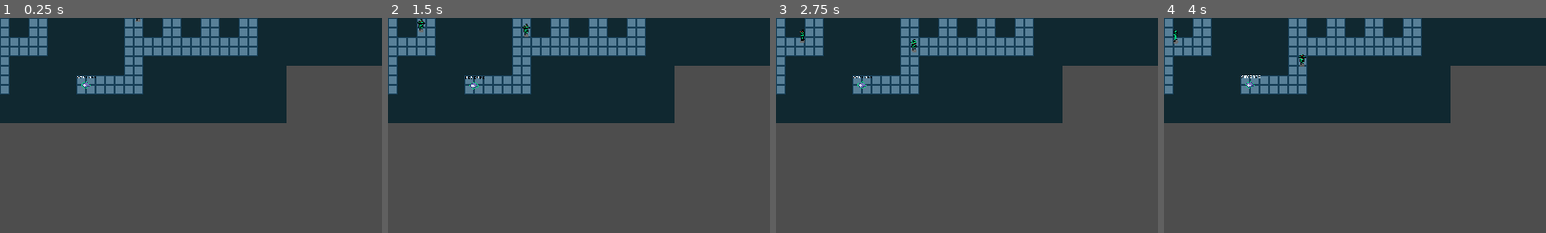
Above: before the commit, frames 1-4 (left to right).
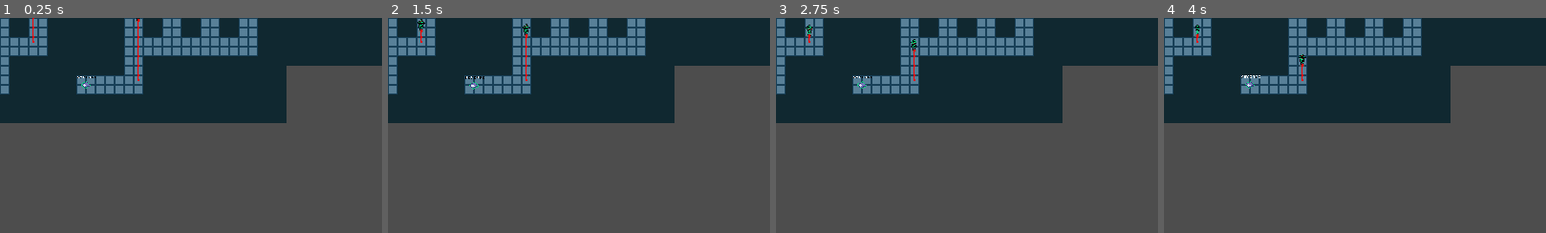
Above: after the commit, the same moments.

Repository: Galitie/mini-tyler-games
Game: Godot game, scene res://epsilon/levels/level_1.tscn
Two runs of this game, one before a commit and one after it. Both use one fixed random seed, a clock stepped at 60 frames per second and the inputs below. This scene is started directly instead of the project's main scene.
Inputs (mouse positions are % of the whole screen's width and height, from its top left):
- Up to frame 1 (0.25 s): no input
- Up to frame 2 (1.5 s): tap Enter at 0.5 s; move the mouse to (72, 45) at 0.52 s; hold Right (move_piece_right) 0.53-1.28 s; tap Space at 1.25 s; move the mouse to (30, 55) at 1.27 s; hold Left (move_piece_left) from 1.28 s (still down)
- Up to frame 3 (2.75 s): tap Enter at 2 s; move the mouse to (60, 28) at 2.02 s; release Left (move_piece_left) at 2.03 s; hold Right (move_piece_right) from 2.03 s (still down)
- Up to frame 4 (4 s): move the mouse to (45, 70) at 2.77 s; tap Space at 3.5 s; move the mouse to (80, 65) at 3.52 s; release Right (move_piece_right) at 3.53 s; hold Left (move_piece_left) from 3.53 s (still down)
The pictures show only the part of the screen within x 0-50%, y 0-50%; the shares and areas given below are measured in that part.

The runs differ from the first frame. In frame 1, 0.1% of the frame differs, in the area x 8-37%, y 0-30%; in frame 2, less than 0.1%; in frame 3, 0.2%, in the area x 6-37%, y 3-30%; in frame 4, 0.1%.

Commit message:
Updated enemy AI

Diff:
--- a/epsilon/enemy.gd
+++ b/epsilon/enemy.gd
@@ -9,7 +9,7 @@
 var current_patrol_index: int = 0
 var direction: String = "l"
 
-enum SoldierState {PATROL, ALERTED, ALERT, CONFUSED, SHOOT, DEAD}
+enum SoldierState {PATROL, ALERTED, ALERT, CONFUSED, LOOK_AROUND, SHOOT, DEAD}
 var state: SoldierState = SoldierState.PATROL
 
 @onready var sprite: AnimatedSprite2D = $sprite
@@ -34,6 +34,13 @@
 var is_hit: bool = false
 var hit_timer: float = 0.0
 var hit_timer_length: float = 0.1
+
+var look_timer: float = 0
+var look_timer_length: float = 1.5
+var number_of_looks: int = 0
+var max_amount_of_looks: int = 2
+
+var is_cautious: bool = false
 
 func _ready() -> void:
 	# NOTE: To sync navigation agent with server
@@ -60,6 +67,13 @@
 			hit_timer = 0.0
 			sprite.material.set_shader_parameter("is_hit", false)
 
+	if state != SoldierState.DEAD && !on_alert:
+		if FoundEntity("snakes"):
+			if target.state == Snake.SnakeState.BOX && target.velocity.length() == 0:
+				pass
+			else:
+				alert()
+
 	match state:
 		SoldierState.PATROL:
 			$nav_agent.target_position = patrols[current_patrol_index].global_position
@@ -72,32 +86,26 @@
 			SetVisionToDirection()
 			var current_frame = sprite.get_frame()
 			var current_progress = sprite.get_frame_progress()
-			sprite.play("walk" + "_" + direction)
+			if is_cautious:
+				sprite.play("run" + "_" + direction)
+			else:
+				sprite.play("walk" + "_" + direction)
 			sprite.set_frame_and_progress(current_frame, current_progress)
-			velocity = t_direction * WALK_SPEED
+			if is_cautious:
+				velocity = t_direction * RUN_SPEED
+			else:
+				velocity = t_direction * WALK_SPEED
 			if $nav_agent.is_target_reached():
 				current_patrol_index += 1
 				if current_patrol_index > patrols.size() - 1:
 					current_patrol_index = 0
-
-			var areas: Array = vision.get_overlapping_areas()
-			for area in areas:
-				var entity = area.get_parent()
-				if entity.is_in_group("snakes"):
-					# NOTE: Janky fix to get the sight cast to look for feet
-					target = entity
-					wall_cast.target_position = to_local(entity.global_position) + Vector2(0, 12)
-					wall_cast.force_raycast_update()
-					if !wall_cast.is_colliding():
-						if entity.state == Snake.SnakeState.BOX && entity.velocity.length() == 0:
-							pass
-						else:
-							alert()
-							return
+				state = SoldierState.LOOK_AROUND
+				return
 		SoldierState.ALERTED:
 			on_alert = true
 			velocity = Vector2.ZERO
-			$nav_agent.target_position = target.global_position
+			if !WallBetweenTarget():
+				$nav_agent.target_position = target.global_position
 			var t_direction = to_local($nav_agent.get_next_path_position()).normalized()
 			direction = GetDirection(t_direction)
 			SetVisionToDirection()
@@ -111,7 +119,15 @@
 				state = SoldierState.PATROL
 				target = null
 				return
-			$nav_agent.target_position = target.global_position
+			if $nav_agent.is_target_reached():
+				if global_position.distance_to(target.global_position) > 100.0:
+					confused()
+					state = SoldierState.CONFUSED
+					return
+				else:
+					$nav_agent.target_position = target.global_position
+			if !WallBetweenTarget():
+				$nav_agent.target_position = target.global_position
 			var t_direction = to_local($nav_agent.get_next_path_position()).normalized()
 			direction = GetDirection(t_direction)
 			SetVisionToDirection()
@@ -148,6 +164,28 @@
 		SoldierState.CONFUSED:
 			sprite.play("idle" + "_" + direction)
 			return
+		SoldierState.LOOK_AROUND:
+			velocity = Vector2.ZERO
+			look_timer += 1.0 * delta
+			if look_timer > look_timer_length:
+				look_timer = 0
+				number_of_looks += 1
+				if number_of_looks > max_amount_of_looks:
+					number_of_looks = 0
+					if !on_alert:
+						state = SoldierState.PATROL
+						return
+				var directions: Array = ["u", "d", "l", "r"]
+				var random_direction = directions.pick_random()
+				while direction == random_direction:
+					random_direction = directions.pick_random()
+				direction = random_direction
+				SetVisionToDirection()
+				if direction.ends_with("l"):
+					sprite.flip_h = true
+				else:
+					sprite.flip_h = false
+			sprite.play("idle" + "_" + direction)
 
 	move_and_slide()
 
@@ -161,6 +199,27 @@
 	status.visible = true
 	status.play("huh", 1.0)
 	state = SoldierState.CONFUSED
+
+func FoundEntity(group: String) -> bool:
+	var areas: Array = vision.get_overlapping_areas()
+	for area in areas:
+		var entity = area.get_parent()
+		if entity.is_in_group(group):
+			# NOTE: Janky fix to get the sight cast to look for feet
+			target = entity
+			wall_cast.target_position = to_local(entity.global_position) + Vector2(0, 12)
+			wall_cast.force_raycast_update()
+			if !wall_cast.is_colliding():
+				return true
+	return false
+
+func WallBetweenTarget() -> bool:
+	wall_cast.target_position = to_local(target.global_position) + Vector2(0, 12)
+	wall_cast.force_raycast_update()
+	if !wall_cast.is_colliding():
+		return false
+	else:
+		return true
 
 func hit(emitter, damage: int) -> void:
 	if state != SoldierState.DEAD:
@@ -177,6 +236,7 @@
 			if emitter.is_in_group("snakes"):
 				target = emitter
 				if !on_alert:
+					$nav_agent.target_position = target.global_position
 					alert()
 
 func SetVisionToDirection() -> void:
@@ -254,12 +314,12 @@
 		var rng = RandomNumberGenerator.new()
 		var rng_result = rng.randi_range(1, 50)
 		if rng_result >= 1 && rng_result < 30:
-			pickup.pickup_type = pickup.PickUpType.PISTOL
+			pickup.pickup_type = Pickup.PickupType.PISTOL
 		elif rng_result >= 30 && rng_result < 40:
-			pickup.pickup_type = pickup.PickUpType.GRENADE
+			pickup.pickup_type = Pickup.PickupType.GRENADE
 		elif rng_result >= 40 && rng_result <= 50:
-			pickup.pickup_type = pickup.PickUpType.STINGER
-		if pickup.pickup_type != pickup.PickUpType.NONE:
+			pickup.pickup_type = Pickup.PickupType.STINGER
+		if pickup.pickup_type != Pickup.PickupType.NONE:
 			map.add_child(pickup)
 		else:
 			pickup.queue_free()
@@ -271,7 +331,16 @@
 		state = SoldierState.ALERT
 		status.visible = false
 	elif state == SoldierState.CONFUSED:
-		alert()
+		if on_alert:
+			state = SoldierState.PATROL
+			status.visible = false
+			on_alert = false
+			target = null
+			is_cautious = true
+			max_amount_of_looks = 3
+			look_timer_length = 0.5
+		else:
+			alert()
 
 func _area_entered(area: Area2D) -> void:
 	var entity = area.get_parent()
--- a/epsilon/enemy.tscn
+++ b/epsilon/enemy.tscn
@@ -961,3 +961,4 @@
 [node name="nav_agent" type="NavigationAgent2D" parent="."]
 path_desired_distance = 1.0
 path_postprocessing = 1
+debug_enabled = true
